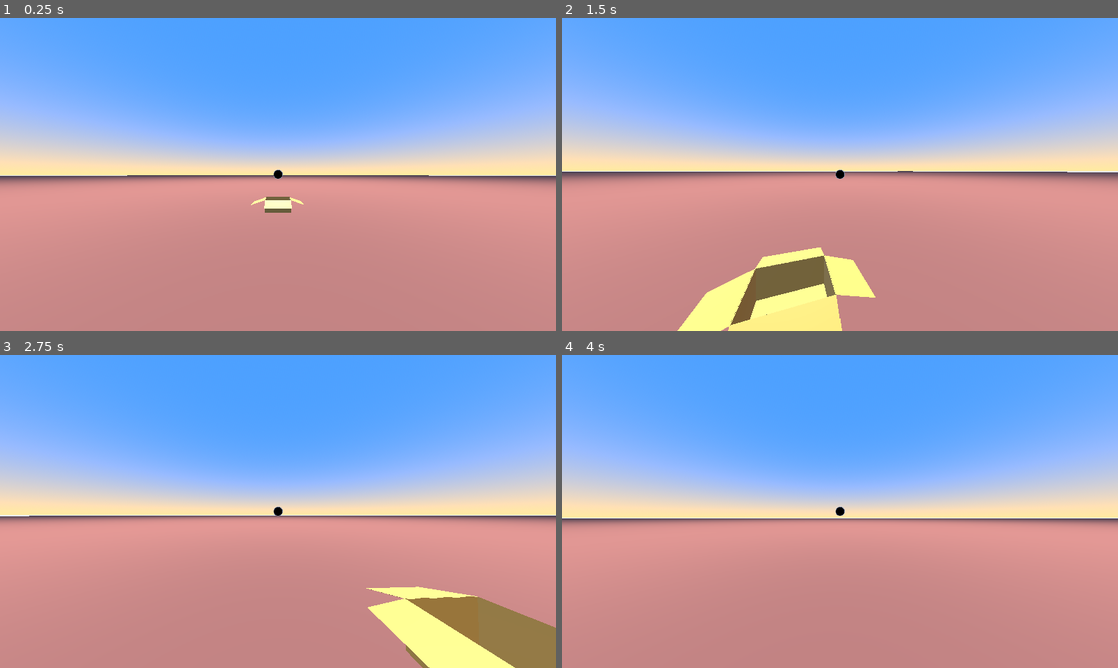
Above: before the commit, frames 1-4 (two rows, left to right).
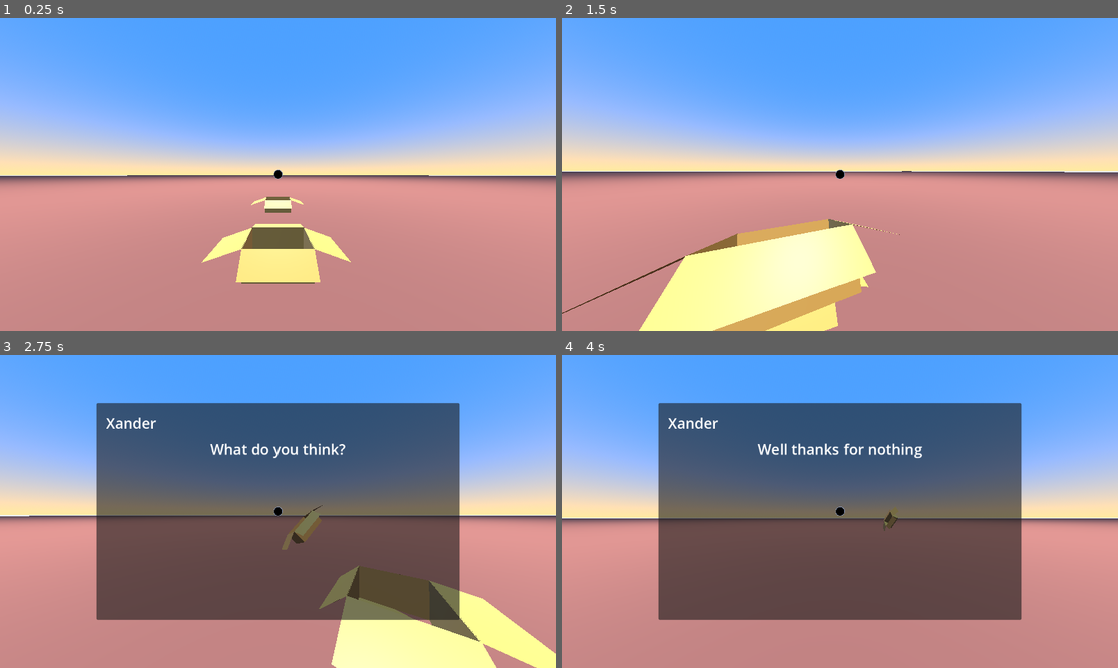
Above: after the commit, the same moments.

Repository: apet2929/brackeys-jam-16
Game: Godot game, scene res://scenes/main.tscn
The game is run twice, just before and just after one commit, with the same random seed, the same clock (stepped at 60 frames per second) and the same inputs.
Inputs (mouse positions are in pixels of both pictures, inside the frame that each line leads up to):
- Up to frame 1 (0.25 s): no input
- Up to frame 2 (1.5 s): move the mouse to (834, 180) at 0.52 s; hold W (forward) from 0.53 s (still down); right-click (834, 180) at 0.6 s; click (834, 180) at 0.67 s; tap Space (jump) at 0.77 s; move the mouse to (878, 177) at 1.27 s; right-click (878, 177) at 1.35 s; click (878, 177) at 1.42 s
- Up to frame 3 (2.75 s): keep holding W (forward); tap Space (jump) at 1.52 s; move the mouse to (233, 508) at 2.02 s; right-click (233, 508) at 2.1 s; click (233, 508) at 2.17 s
- Up to frame 4 (4 s): move the mouse to (845, 511) at 2.77 s; release W (forward) at 2.78 s; hold A (left) 2.78-3.53 s; right-click (845, 511) at 2.85 s; click (845, 511) at 2.92 s; tap Space (jump) at 3.02, 3.77 s; move the mouse to (817, 505) at 3.52 s; hold W (forward) from 3.53 s (still down); right-click (817, 505) at 3.6 s; click (817, 505) at 3.67 s

The runs differ from the first frame. In frame 1, 3.1% of the frame differs, in the area x 36-64%, y 65-85%; in frame 2, 9.7%; in frame 3, 50%, in the area x 17-100%, y 15-100%; in frame 4, 45%.

Commit message:
Dialogue start on interact

Diff:
--- /dev/null
+++ b/assets/dialogue_theme.tres
@@ -0,0 +1,6 @@
+[gd_resource type="Theme" format=3 uid="uid://blgtyb1vfutyc"]
+
+[resource]
+LineDisplay/base_type = &"RichTextLabel"
+NameDisplay/base_type = &"RichTextLabel"
+RichTextLabel/font_sizes/normal_font_size = 30
--- a/project.godot
+++ b/project.godot
@@ -22,6 +22,11 @@
 [display]
 
 window/stretch/mode="viewport"
+
+[global_group]
+
+interactable="things you can talk with"
+pickupable=""
 
 [input]
 
--- a/scenes/box.tscn
+++ b/scenes/box.tscn
@@ -65,17 +65,15 @@
 blend_shape_mode = 0
 shadow_mesh = SubResource("ArrayMesh_oxwhp")
 
-[node name="box" type="Node3D" unique_id=844165601]
-
-[node name="box_rigidbody3d" type="RigidBody3D" parent="." unique_id=365443437 groups=["pickupable"]]
+[node name="box" type="RigidBody3D" unique_id=884456906 groups=["pickupable"]]
 collision_layer = 3
 mass = 3.0
 script = ExtResource("1_3inec")
 
-[node name="CollisionShape3D" type="CollisionShape3D" parent="box_rigidbody3d" unique_id=1471912288]
+[node name="CollisionShape3D" type="CollisionShape3D" parent="." unique_id=610798726]
 transform = Transform3D(1, 0, 0, 0, 1, 0, 0, 0, 1, -0.00512695, 0.0967407, -0.00260925)
 shape = SubResource("BoxShape3D_ks2v0")
 
-[node name="Cube" type="MeshInstance3D" parent="box_rigidbody3d" unique_id=1775244472]
+[node name="Cube" type="MeshInstance3D" parent="." unique_id=1436593868]
 transform = Transform3D(0.635, 0, 0, 0, 0.3, 0, 0, 0, 0.463, 0, 0, 0)
 mesh = SubResource("ArrayMesh_ap4dh")
--- /dev/null
+++ b/scenes/dialogue_display.tscn
@@ -0,0 +1,48 @@
+[gd_scene format=3 uid="uid://lqk6bxg1ir6g"]
+
+[ext_resource type="Script" uid="uid://b6a2xxh8crnff" path="res://scripts/dialogue/dialogue_display.gd" id="1_ss684"]
+[ext_resource type="Theme" uid="uid://blgtyb1vfutyc" path="res://assets/dialogue_theme.tres" id="2_dkrc2"]
+
+[node name="Margin" type="MarginContainer" unique_id=663509831]
+anchors_preset = 15
+anchor_right = 1.0
+anchor_bottom = 1.0
+grow_horizontal = 2
+grow_vertical = 2
+size_flags_horizontal = 3
+size_flags_vertical = 3
+theme_override_constants/margin_left = 200
+theme_override_constants/margin_top = 100
+theme_override_constants/margin_right = 200
+theme_override_constants/margin_bottom = 100
+script = ExtResource("1_ss684")
+
+[node name="Div" type="PanelContainer" parent="." unique_id=429180878]
+layout_mode = 2
+
+[node name="Padding" type="MarginContainer" parent="Div" unique_id=1377230059]
+layout_mode = 2
+theme_override_constants/margin_left = 20
+theme_override_constants/margin_top = 20
+theme_override_constants/margin_right = 20
+
+[node name="VBoxContainer" type="VBoxContainer" parent="Div/Padding" unique_id=467017386]
+layout_mode = 2
+
+[node name="SpeakerName" type="RichTextLabel" parent="Div/Padding/VBoxContainer" unique_id=1757089799]
+unique_name_in_owner = true
+custom_minimum_size = Vector2(0, 50)
+layout_mode = 2
+theme = ExtResource("2_dkrc2")
+theme_type_variation = &"NameDisplay"
+text = "Samuel"
+
+[node name="Lines" type="RichTextLabel" parent="Div/Padding/VBoxContainer" unique_id=902548169]
+unique_name_in_owner = true
+layout_mode = 2
+theme = ExtResource("2_dkrc2")
+theme_type_variation = &"LineDisplay"
+text = "Hello world"
+fit_content = true
+horizontal_alignment = 1
+vertical_alignment = 1
--- a/scenes/main.tscn
+++ b/scenes/main.tscn
@@ -1,6 +1,7 @@
 [gd_scene format=3 uid="uid://c60ppto2jqd1r"]
 
 [ext_resource type="Script" uid="uid://cobv4x4ftqfaq" path="res://scripts/main.gd" id="1_o5qli"]
+[ext_resource type="Script" uid="uid://dt0vy6u7msawf" path="res://scripts/ui.gd" id="2_tbgi4"]
 [ext_resource type="PackedScene" uid="uid://dxbcoagxb86wv" path="res://scenes/player.tscn" id="3_jyhfs"]
 [ext_resource type="PackedScene" uid="uid://cwj6otb0ncbxh" path="res://scenes/box.tscn" id="4_jyhfs"]
 
@@ -33,7 +34,7 @@
 [node name="Main" type="Node3D" unique_id=733717212]
 script = ExtResource("1_o5qli")
 
-[node name="UIRoot" type="Control" parent="." unique_id=1313477241]
+[node name="UI" type="Control" parent="." unique_id=1313477241]
 layout_mode = 3
 anchors_preset = 15
 anchor_right = 1.0
@@ -42,12 +43,16 @@
 grow_vertical = 2
 size_flags_horizontal = 3
 size_flags_vertical = 3
+script = ExtResource("2_tbgi4")
 
 [node name="Player" parent="." unique_id=1681205958 instance=ExtResource("3_jyhfs")]
 transform = Transform3D(1, 0, 0, 0, 1, 0, 0, 0, 1, 0, 1.0454581, 2.7433205)
 
-[node name="box" parent="." unique_id=1556161799 instance=ExtResource("4_jyhfs")]
+[node name="box" parent="." unique_id=844165601 instance=ExtResource("4_jyhfs")]
 transform = Transform3D(1, 0, 0, 0, 1, 0, 0, 0, 1, 0, 0.039785147, -4.175082)
+
+[node name="cutscene_box" parent="." unique_id=884456906 instance=ExtResource("4_jyhfs")]
+do_cutscene = true
 
 [node name="WorldEnvironment2" type="WorldEnvironment" parent="." unique_id=146726571]
 environment = SubResource("Environment_tbgi4")
--- /dev/null
+++ b/scenes/player_dialogue_scene.tscn
@@ -0,0 +1,22 @@
+[gd_scene format=3 uid="uid://bfnfkixbf2omg"]
+
+[ext_resource type="PackedScene" uid="uid://lqk6bxg1ir6g" path="res://scenes/dialogue_display.tscn" id="1_tf28q"]
+[ext_resource type="Theme" uid="uid://blgtyb1vfutyc" path="res://assets/dialogue_theme.tres" id="2_p6b0b"]
+
+[sub_resource type="StyleBoxFlat" id="StyleBoxFlat_x4adw"]
+content_margin_left = 0.0
+content_margin_top = 0.0
+content_margin_right = 0.0
+content_margin_bottom = 0.0
+bg_color = Color(0.32941177, 0.101960786, 0.101960786, 0.6)
+corner_radius_top_left = 3
+corner_radius_top_right = 3
+corner_radius_bottom_right = 3
+corner_radius_bottom_left = 3
+corner_detail = 5
+
+[node name="Margin" unique_id=663509831 instance=ExtResource("1_tf28q")]
+theme = ExtResource("2_p6b0b")
+
+[node name="Div" parent="." index="0" unique_id=429180878]
+theme_override_styles/panel = SubResource("StyleBoxFlat_x4adw")
--- a/scripts/box.gd
+++ b/scripts/box.gd
@@ -1,10 +1,13 @@
 extends RigidBody3D
 
 @export var Item : PackedScene
+@export var do_cutscene = false
+var cutscene
 
 # Called when the node enters the scene tree for the first time.
 func _ready() -> void:
-	pass # Replace with function body.
+	if do_cutscene:
+		cutscene = ExampleCutscene.new()
 
 # Called every frame. 'delta' is the elapsed time since the previous frame.
 func _process(delta: float) -> void:
@@ -12,3 +15,5 @@
 
 func interact() -> void:
 	print("box interacted, no clowns inside")
+	if do_cutscene:
+		cutscene.display()
--- /dev/null
+++ b/scripts/dialogue/cutscene.gd
@@ -0,0 +1,6 @@
+class_name Cutscene
+
+var dialogue_root: SpeakerLines = null
+
+func display():
+	dialogue_root.display()
--- /dev/null
+++ b/scripts/dialogue/dialogue_display.gd
@@ -0,0 +1,11 @@
+class_name DialogueDisplay
+extends Control
+
+# To adjust styles for UI, go to res://assets/dialogue_theme.tres
+# styles for SpeakerName and Lines => RichTextLabel
+# styles for SpeakerName => NameDisplay variant
+# styles for Lines => LineDisplay variant
+
+func set_line(line: String, speaker: String):
+	%Lines.text = line
+	%SpeakerName.text = speaker
--- /dev/null
+++ b/scripts/dialogue/dialogue_popup.gd
@@ -0,0 +1,65 @@
+extends Panel
+
+var current_lines: SpeakerLines = null
+var current_line = 0
+
+signal dialogue_finished
+signal select_response(options: Array[SpeakerLines])
+
+
+func _init() -> void:
+	self.cutscene = ExampleCutscene.new()
+
+# func reset():
+# 	self.current_line = 0
+# 	self.current_outer_line = 0
+
+# func start_cutscene():
+# 	self.visible = true
+# 	print("Starting cutscene!")
+# 	update_portrait()
+# 	next_line()
+
+# func finish_cutscene():
+# 	self.visible = false
+# 	self.finished.emit()
+# 	self.reset()
+
+# func next_line():
+# 	if cutscene == null or len(cutscene.lines) == 0:
+# 		return
+
+# 	if current_line >= len(cutscene.lines[current_outer_line].lines):
+# 		current_outer_line += 1
+# 		current_line = 0
+
+# 		# print("Moving to next cutscene chunk!: %d" % current_outer_line)
+# 		if current_outer_line >= len(cutscene.lines):
+# 			finish_cutscene()
+# 			return
+# 		else:
+# 			update_portrait()
+
+# 	show_current_line()
+# 	current_line += 1
+
+# func update_portrait():
+# 	while %PortraitContainer.get_children().size() > 0:
+# 		%PortraitContainer.remove_child(%PortraitContainer.get_child(0))
+# 	%PortraitContainer.add_child(cutscene.lines[current_outer_line].init_portrait())
+
+# func show_current_line():
+# 	var outer_line = cutscene.lines[current_outer_line]
+# 	# rev a2eb138b5cfdb61966eb1470aeee1e8f0823e5d2 has some code for user response choices
+# 	# I scrapped it b.c. it was a WIP and I'm not sure what the requirements are
+# 	# - Andrew
+# 	$ViewForLines.visible = true
+# 	%CharacterName.text = outer_line.speaker
+# 	var line = cutscene.lines[current_outer_line].lines[current_line]
+# 	%Dialogue.text = line
+
+
+# func _ready() -> void:
+# 	reset()
+# 	$AdvanceDialogue.pressed.connect(next_line)
+# 	start_cutscene()
--- /dev/null
+++ b/scripts/dialogue/example_cutscene.gd
@@ -0,0 +1,16 @@
+class_name ExampleCutscene
+extends Cutscene
+
+func _init() -> void:
+	var player_dialogue_scene = load("res://scenes/player_dialogue_scene.tscn")
+	self.dialogue_root = SpeakerLines.new("Xander",
+		[
+			"They may or may not be in my walls",
+			"What do you think?"
+		]
+	)
+	self.dialogue_root.add_response(
+		SpeakerLines.new("You", ["I'm not sure how to respond to that."], player_dialogue_scene)
+	).add_response(
+		SpeakerLines.new("Xander", ["Well thanks for nothing"])
+	)
--- /dev/null
+++ b/scripts/dialogue/speaker_lines.gd
@@ -0,0 +1,37 @@
+class_name SpeakerLines
+
+var dialogue_display_scene = preload("res://scenes/dialogue_display.tscn")
+var speaker: String
+var lines: Array[String]
+var response # (SpeakerLines or Array[SpeakerLines])
+
+func _init(speaker: String, lines: Array[String], dialogue_scene:PackedScene=null):
+	self.lines = lines
+	self.speaker = speaker
+	if dialogue_scene != null:
+		self.dialogue_display_scene = dialogue_scene
+
+func display():
+	Globals.ui.start_dialogue(self)
+
+func add_response(r: SpeakerLines):
+	if response == null:
+		response = r
+	elif response is SpeakerLines:
+		response = [response, r]
+	elif response is Array:
+		response.append(r)
+	return r
+
+
+
+# func init_portrait():
+# 	if portrait_scene != null:
+# 		var inst = portrait_scene.instantiate()
+# 		inst.build(portrait_args)
+# 		return inst
+# 	else:
+# 		var basic_dialogue_portrait_scene = load("res://scenes/dialogue/basic_dialogue_portrait.tscn")
+# 		var inst = basic_dialogue_portrait_scene.instantiate()
+# 		inst.build([portrait_texture])
+# 		return inst
--- a/scripts/globals.gd
+++ b/scripts/globals.gd
@@ -3,8 +3,9 @@
 # Globals- Put stuff you want to be easily accessible here
 var hp = 0 # e.g. you can access this from anywhere Globals.hp
 signal on_hit # signals are the Listener pattern for Godot  used to pass messages around, use them extensively to decouple classes and stuff
-@onready var main: Main = get_tree().root.find_child("Main") # use Main to
-
+ # use Main to
+@onready var main: Main
+@onready var ui: UI
 # This is an autoload singleton.
 # Globals will be automatically inserted as a child of the scenetree root
 # You can add a Global script via Project > Project Settings > Globals
@@ -15,7 +16,12 @@
 
 # setup that runs after this node is inserted into the tree
 func _ready():
+	main = get_tree().root.find_child("Main", true, false)
+	ui = get_tree().root.find_child("UI", true, false)
 	self.call_deferred("_after_ready")
+
+	print(main)
+	print(ui)
 	pass
 
 # setup that runs after all nodes have been inserted into the tree
--- /dev/null
+++ b/scripts/ui.gd
@@ -0,0 +1,50 @@
+class_name UI
+extends Control
+signal dialogue_start(speaker_lines: SpeakerLines)
+signal dialogue_end
+# signal dialogue_next_line
+
+var current_dialogue: SpeakerLines = null
+var current_dialogue_display: DialogueDisplay = null
+var current_line = 0
+
+func start_dialogue(dialogue_lines: SpeakerLines):
+	set_dialogue(dialogue_lines)
+	self.dialogue_start.emit(dialogue_lines)
+
+
+func set_dialogue(dialogue_lines: SpeakerLines):
+	current_line = 0
+	var display_inst = dialogue_lines.dialogue_display_scene.instantiate()
+	self.add_child(display_inst)
+	current_dialogue_display = display_inst
+	current_dialogue = dialogue_lines
+	update_dialogue_ui()
+
+func advance_dialogue():
+	if current_dialogue == null:
+		return
+	current_line += 1
+	if current_line >= len(current_dialogue.lines):
+		on_speaker_lines_end()
+	else:
+		update_dialogue_ui()
+
+func on_speaker_lines_end():
+	self.remove_child(current_dialogue_display)
+	if current_dialogue.response == null:
+		dialogue_end.emit()
+	elif current_dialogue.response is SpeakerLines:
+		set_dialogue(current_dialogue.response)
+	elif current_dialogue.response is Array:
+		set_dialogue(current_dialogue.response[0]) # TODO: let player choose response
+
+
+func update_dialogue_ui():
+	current_dialogue_display.set_line(current_dialogue.lines[current_line], current_dialogue.speaker)
+
+func _input(event: InputEvent) -> void:
+	# LMB released:
+	if event is InputEventMouseButton and !event.pressed \
+		and event.button_index == MOUSE_BUTTON_LEFT:
+			advance_dialogue()
Not shown: 1 places in scenes/box.tscn that only renumber resources
Not shown, added: scripts/dialogue/cutscene.gd.uid
Not shown, added: scripts/dialogue/dialogue_display.gd.uid
Not shown, added: scripts/dialogue/dialogue_popup.gd.uid
Not shown, added: scripts/dialogue/example_cutscene.gd.uid
Not shown, added: scripts/dialogue/speaker_lines.gd.uid
Not shown, added: scripts/ui.gd.uid
